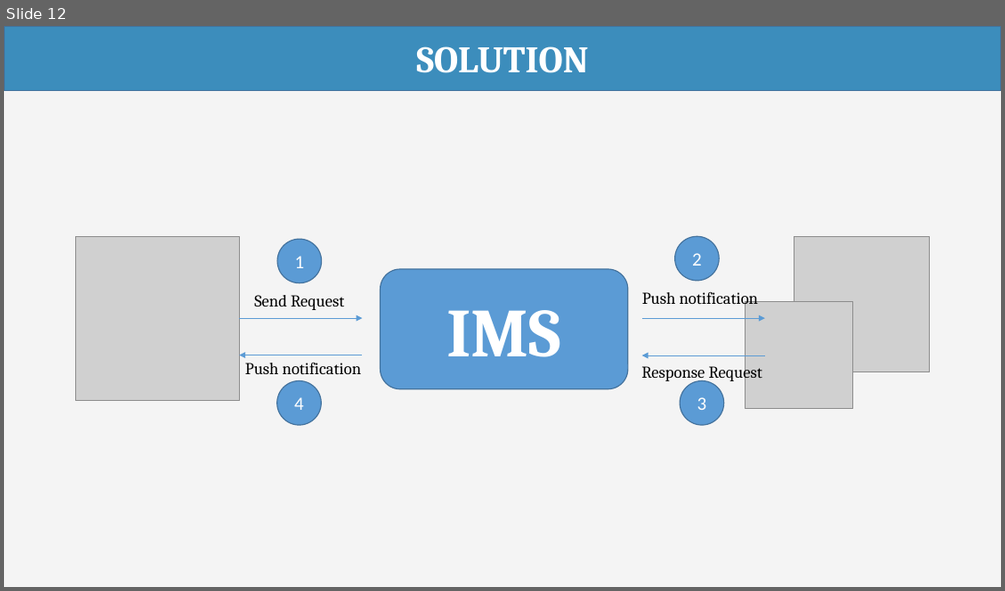
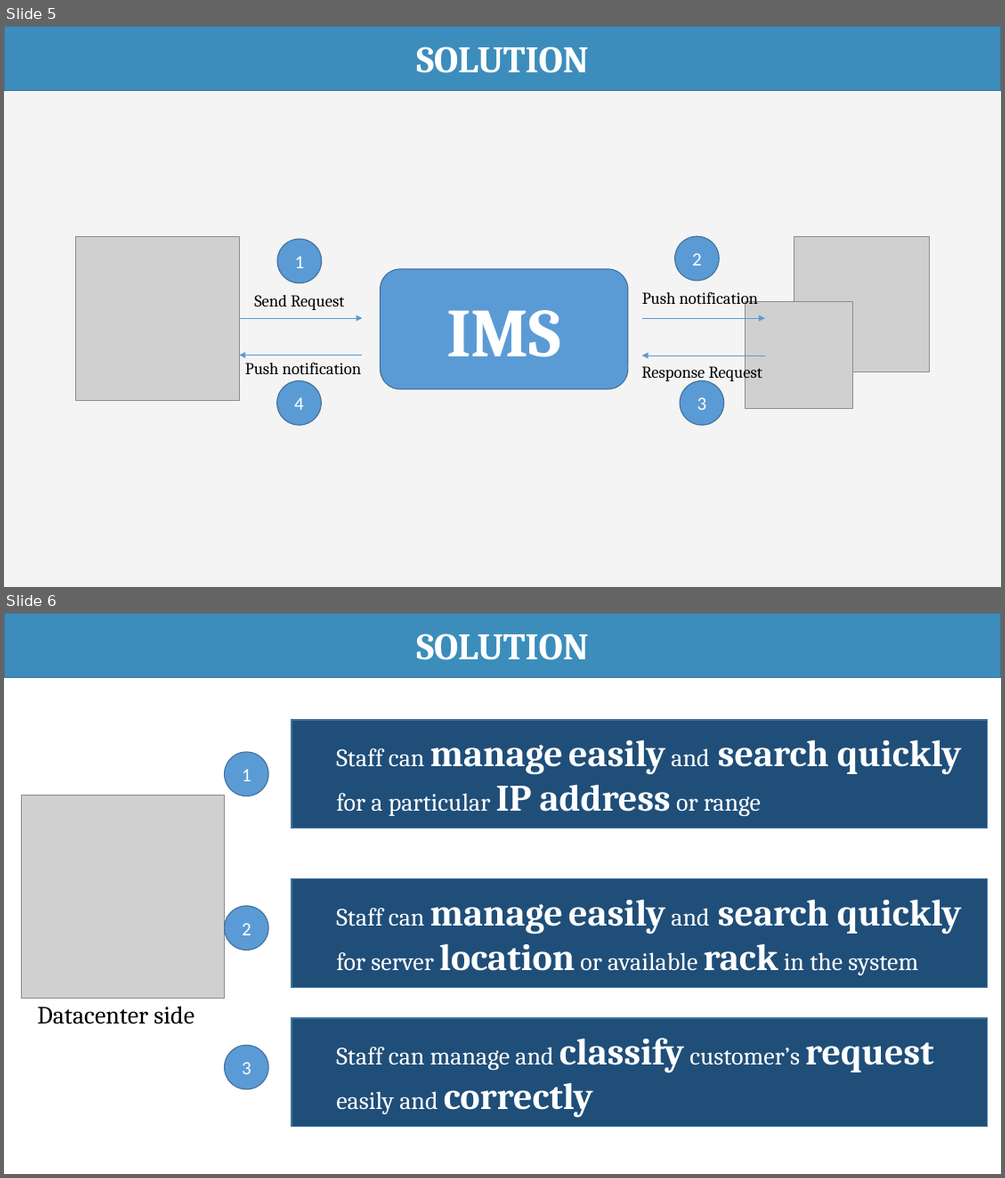
Before and after one commit to haltt051093/IMS-datacenter, a slide deck: Document/Presentation/IMS_20160413_Presentation.pptx. Shown one above the other, each under a label of ours: slide 12 before the commit, slides 5 and 6 after it. The pictures are 1005x591 and 1005x1178 pixels, drawn with LibreOffice and Linux fonts; fonts in the diff are those of the drawing; grey boxes stand for pictures. Boxes give left, top, right and bottom in pixels: in the first picture for what was removed or moved away, otherwise in the second. Text is boxed around its words. In the diff, an @@ line names an element or a change of style, - is before the commit and + after.

```diff
--- a/Document/Presentation/IMS_20160413_Presentation.pptx
+++ b/Document/Presentation/IMS_20160413_Presentation.pptx
@@ slide 6 added at [4,613,1001,1174], background #FFFFFF @@
@@ rectangle added at [4,613,1001,677], fill #3C8DBC, outline #43739E 1 pt, 36 pt, text #FFFFFF, bold @@
+SOLUTION
@@ rectangle added at [291,720,988,828], fill #1F4E79, outline #43739E 1 pt, 36 pt, text #FFFFFF, bold @@
+  Staff can manage easily and search quickly for a particular IP address or range
@@ ellipse added at [225,752,268,796], fill #5B9BD5, outline #43739E 1 pt, 18 pt, text #FFFFFF @@
+1
@@ picture added at [21,795,224,997] @@
@@ rectangle added at [291,879,988,988], fill #1F4E79, outline #43739E 1 pt, 24 pt, text #FFFFFF @@
+  Staff can manage easily and search quickly for server location or available rack in the system
@@ ellipse added at [225,906,268,950], fill #5B9BD5, outline #43739E 1 pt, 18 pt, text #FFFFFF @@
+2
@@ text added at [37,1005,194,1024], 24 pt, text #000000 @@
+Datacenter side
@@ rectangle added at [291,1018,988,1127], fill #1F4E79, outline #43739E 1 pt, 24 pt, text #FFFFFF @@
+  Staff can manage and classify customer’s request easily and correctly
@@ ellipse added at [225,1046,268,1089], fill #5B9BD5, outline #43739E 1 pt, 18 pt, text #FFFFFF @@
+3
@@ what was slide 12 is now slide 5 @@
```
Also in this commit, not shown: 2 slides changed, 1 other slide added, 4 slides removed, 4 other files.
